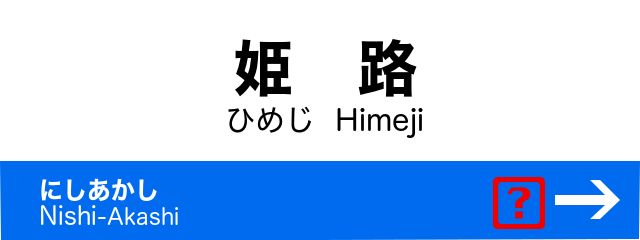
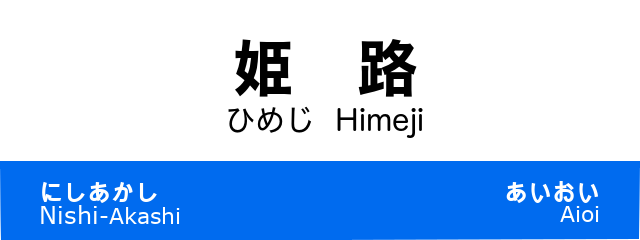
Layered file, before and after one edit (640x240). Changes by layer:
added layer "後駅" above "前駅" over [506, 181, 599, 222]
painted on "前駅" over [41, 178, 180, 225]
hid "❓" over [493, 177, 583, 229]
added layer "レイヤー コピー" above "レイヤー" over [0, 162, 640, 240]
